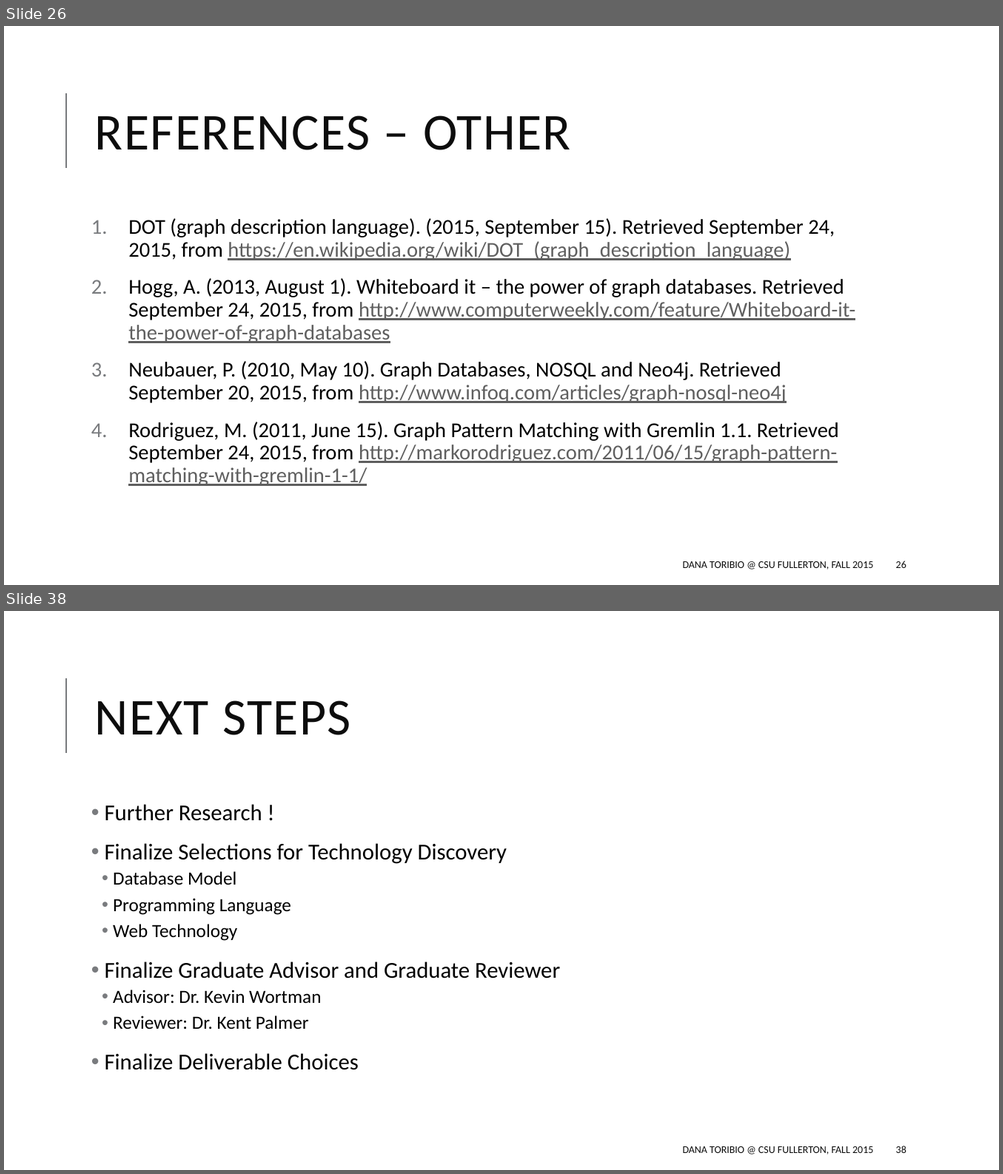
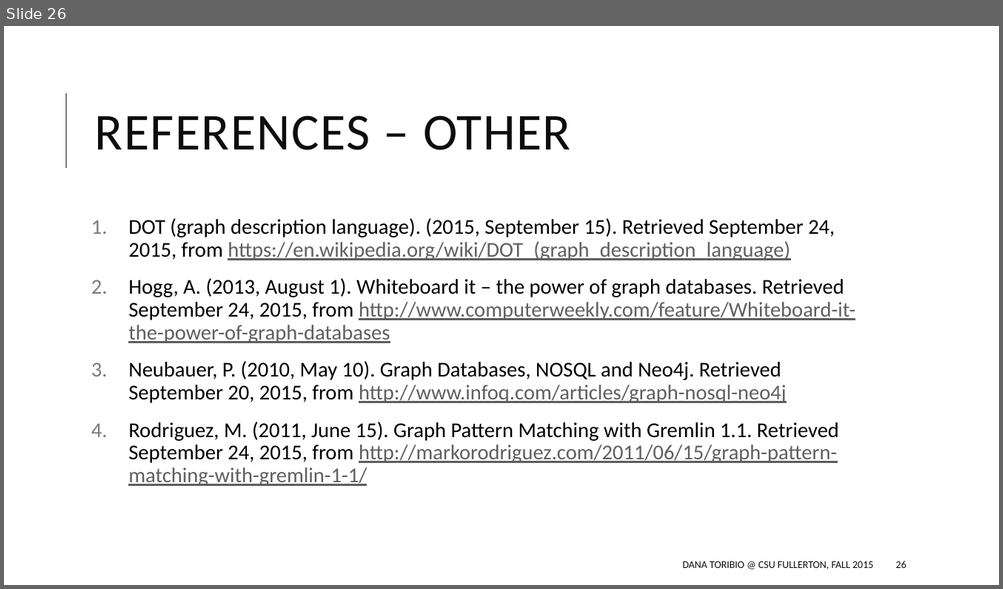
Before and after one commit to danaoira/Curriculum-Graph-Visualizer, a slide deck: proposal/Proposal Presentation.pptx. Shown one above the other, each under a label of ours: slides 26 and 38 before the commit, slide 26 after it; the slides between them are not shown. The pictures are 1003x1174 and 1003x589 pixels, drawn with LibreOffice and Linux fonts; fonts in the diff are those of the drawing. Boxes give left, top, right and bottom in pixels: in the first picture for what was removed or moved away, otherwise in the second. Text is boxed around its words. In the diff, an @@ line names an element or a change of style, - is before the commit and + after.

```diff
--- a/proposal/Proposal Presentation.pptx
+++ b/proposal/Proposal Presentation.pptx
@@ slide 38 removed at box(4, 611, 999, 1170), background #FFFFFF; not listed: 1 template element that a slide beside it also shows @@
@@ title removed at box(95, 701, 351, 735) @@
-NEXT STEPS
@@ text removed at box(105, 804, 560, 1071) @@
-• Further Research !
-• Finalize Selections for Technology Discovery
-  • Database Model
-  • Programming Language
-  • Web Technology
-• Finalize Graduate Advisor and Graduate Reviewer
-  • Advisor: Dr. Kevin Wortman
-  • Reviewer: Dr. Kent Palmer
-• Finalize Deliverable Choices
@@ text removed at box(683, 1147, 873, 1155) @@
-DANA TORIBIO @ CSU FULLERTON, FALL 2015
@@ page number removed at box(896, 1146, 906, 1153) @@
-38
```
Also in this commit, not shown: 1 slide changed, 14 other slides removed.
